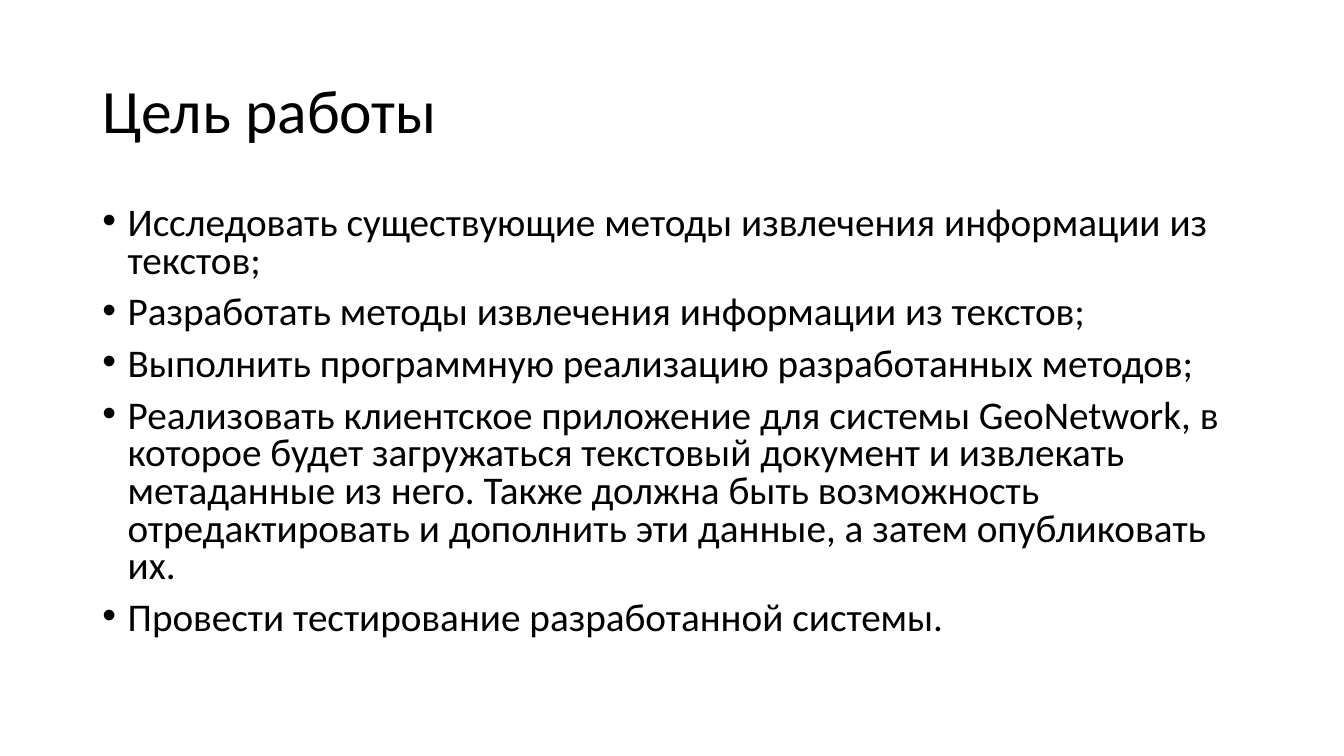
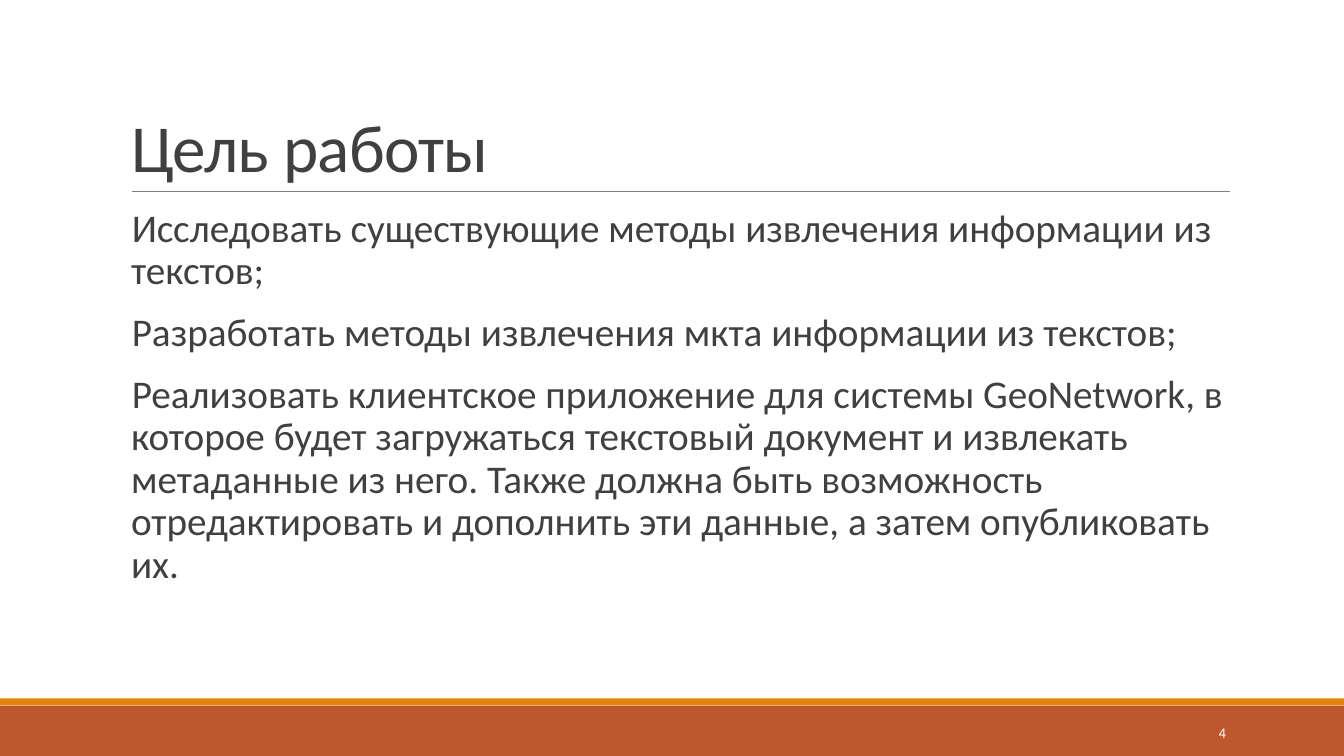
Before and after one commit to J-CITY/METADATA-EXTRACTOR, a slide deck: slide 4 of report.pptx. Drawn at 1344x756 pixels with LibreOffice and Linux fonts; fonts in the diff are those of the drawing. Boxes give left, top, right and bottom in pixels: in the first picture for what was removed or moved away, otherwise in the second. Text is boxed around its words. In the diff, an @@ line names an element or a change of style, - is before the commit and + after.

```diff
--- a/report.pptx
+++ b/report.pptx
@@ title "Цель работы" moved from (x1=102, y1=91, x2=437, y2=143) to (x1=131, y1=126, x2=488, y2=183) @@
@@ title "Цель работы" at (x1=131, y1=126, x2=488, y2=183): size 44 to 48 pt, text colour #000000 to #404040, letter spacing 0 to -0.5 pt; line spacing 0.9 to 0.85; vertical alignment middle to bottom @@
@@ line added from (132, 192) to (1231, 192), #808080 0.5 pt @@
@@ text at (x1=131, y1=215, x2=1223, y2=579): text colour #000000 to #404040 in "Исследовать существующие методы извлечения информации из тек ...", "Реализовать клиентское приложение для системы GeoNetwork, в ..."; bullet • to  ; line spacing 0.8 to 0.9; more space between paragraphs @@
@@ text at (x1=132, y1=319, x2=1176, y2=353): text changed; text colour #000000 to #404040 @@
-• Разработать методы извлечения информации из текстов;
-• Выполнить программную реализацию разработанных методов;
+  Разработать методы извлечения мкта информации из текстов;
@@ text at (x1=128, y1=604, x2=943, y2=638): paragraph removed @@
-• Провести тестирование разработанной системы.
@@ rectangle added at (x1=0, y1=706, x2=1344, y2=756), fill #BD582C @@
@@ rectangle added at (x1=0, y1=699, x2=1344, y2=706), fill #E48312 @@
@@ page number added at (x1=1219, y1=728, x2=1226, y2=738), 10.5 pt, text #FFFFFF @@
+4
```
Also in this commit, not shown: 2 other slides changed, 2 slides added, 1 slide removed, 1 other file.
